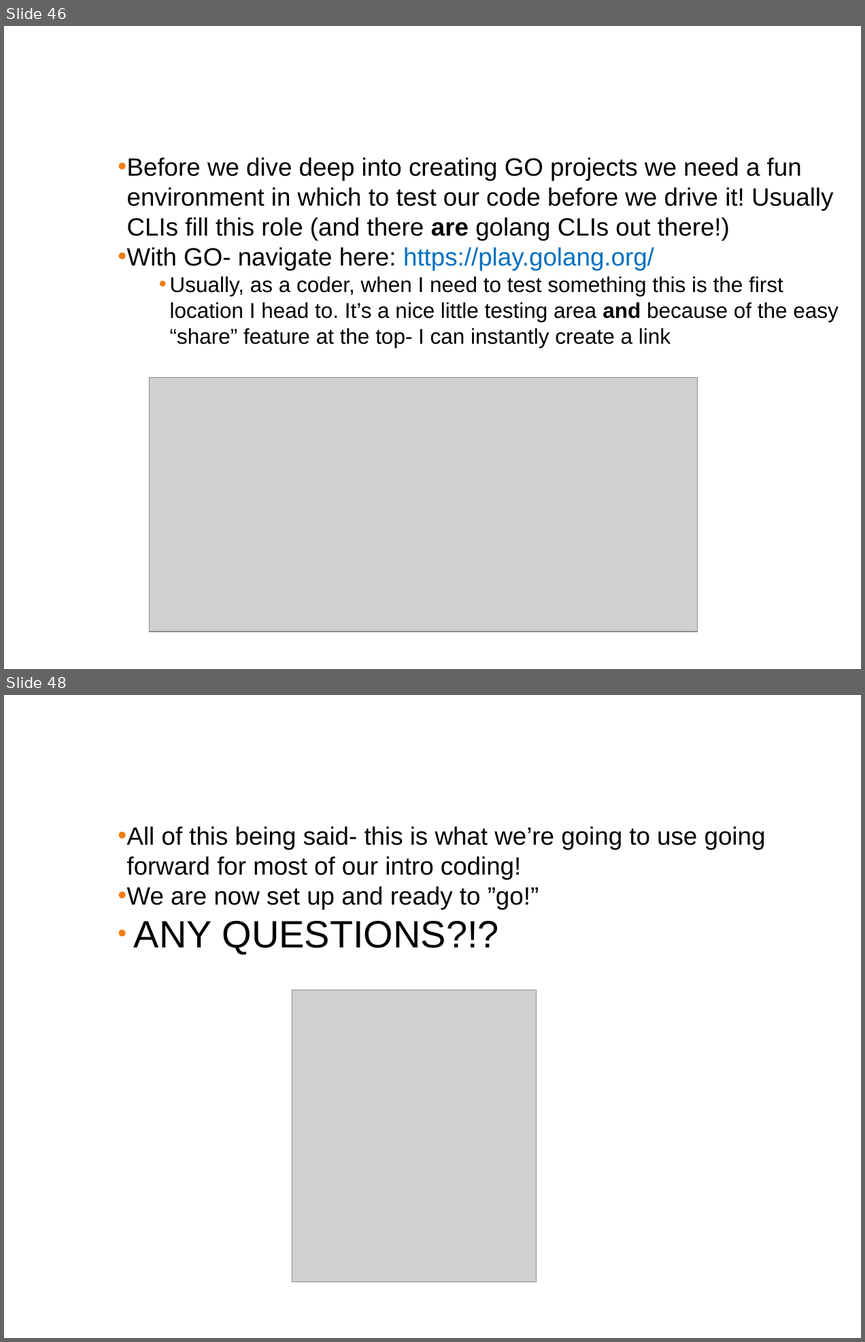
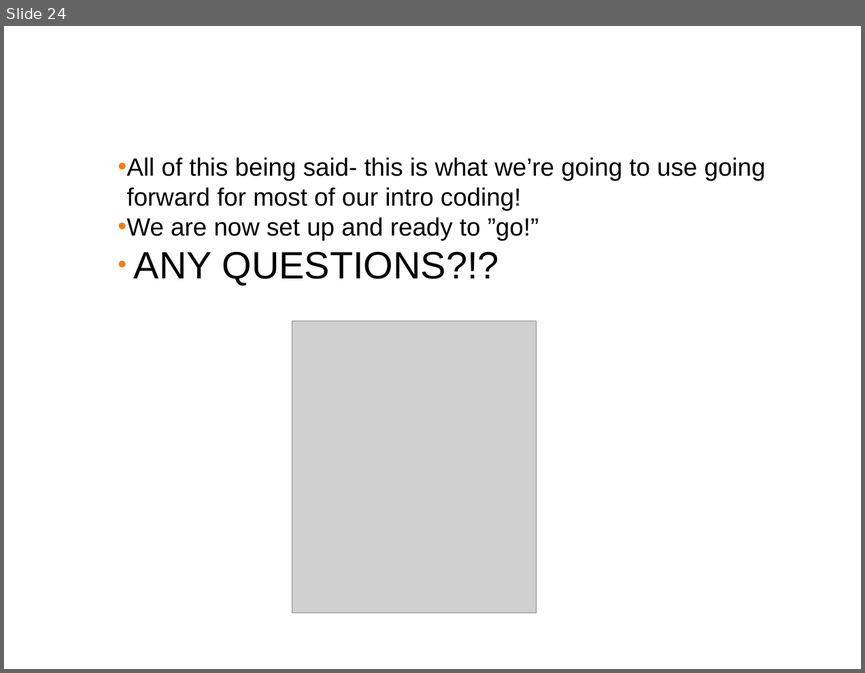
Before and after one commit to ferninphilly/golang_vmware, a slide deck: Module_Two/presentations/module_2_presentation.pptx. Shown one above the other, each under a label of ours: slides 46 and 48 before the commit, slide 24 after it; the slides between them are not shown. The pictures are 865x1342 and 865x673 pixels, drawn with LibreOffice and Linux fonts; fonts in the diff are those of the drawing; grey boxes stand for pictures; background and template pictures are left out. Boxes give left, top, right and bottom in pixels: in the first picture for what was removed or moved away, otherwise in the second. Text is boxed around its words. In the diff, an @@ line names an element or a change of style, - is before the commit and + after.

```diff
--- a/Module_Two/presentations/module_2_presentation.pptx
+++ b/Module_Two/presentations/module_2_presentation.pptx
@@ slide 46 removed at box(4, 26, 861, 669), background #FFFFFF @@
@@ title removed at box(11, 40, 853, 103) @@
-Golang Playground
@@ text removed at box(118, 157, 838, 348) @@
-    • Before we dive deep into creating GO projects we need a fun environment in which to test our code before we drive it! Usually CLIs fill this role (and there are golang CLIs out there!)
-    • With GO- navigate here: https://play.golang.org/
-      • Usually, as a coder, when I need to test something this is the first location I head to. It’s a nice little testing area and because of the easy “share” feature at the top- I can instantly create a link
@@ picture removed at box(150, 378, 697, 631) @@
@@ what was slide 48 is now slide 24 @@
```
Also in this commit, not shown: 2 slides changed, 13 slides added, 36 other slides removed, 2 other files.
